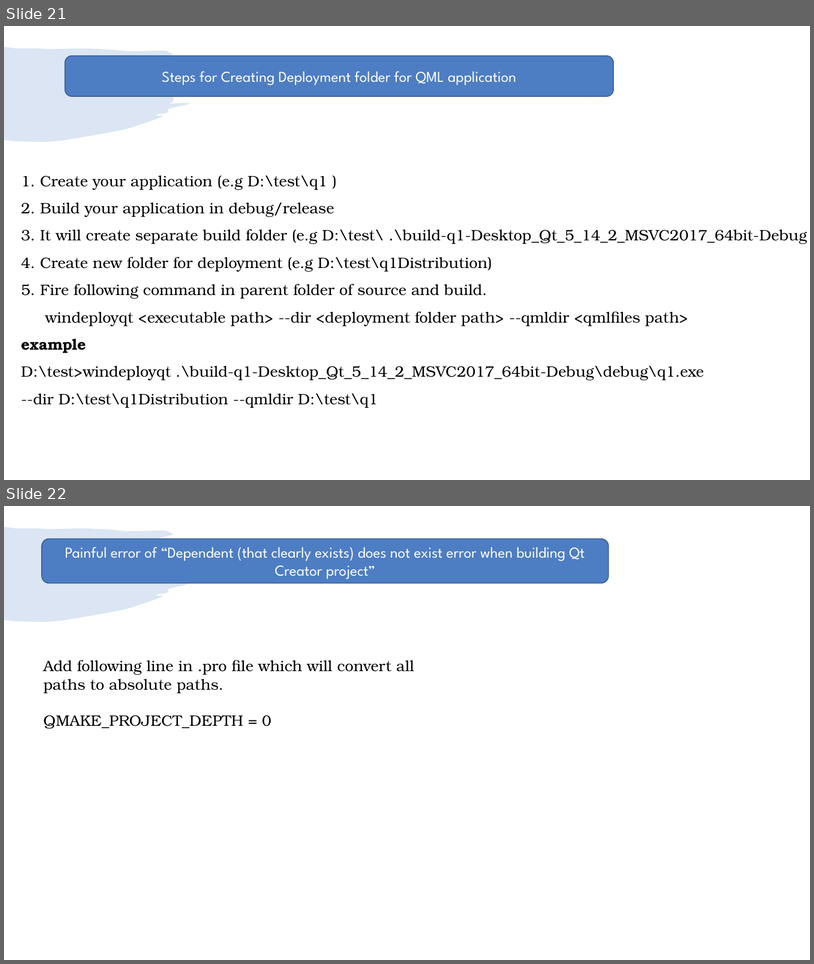
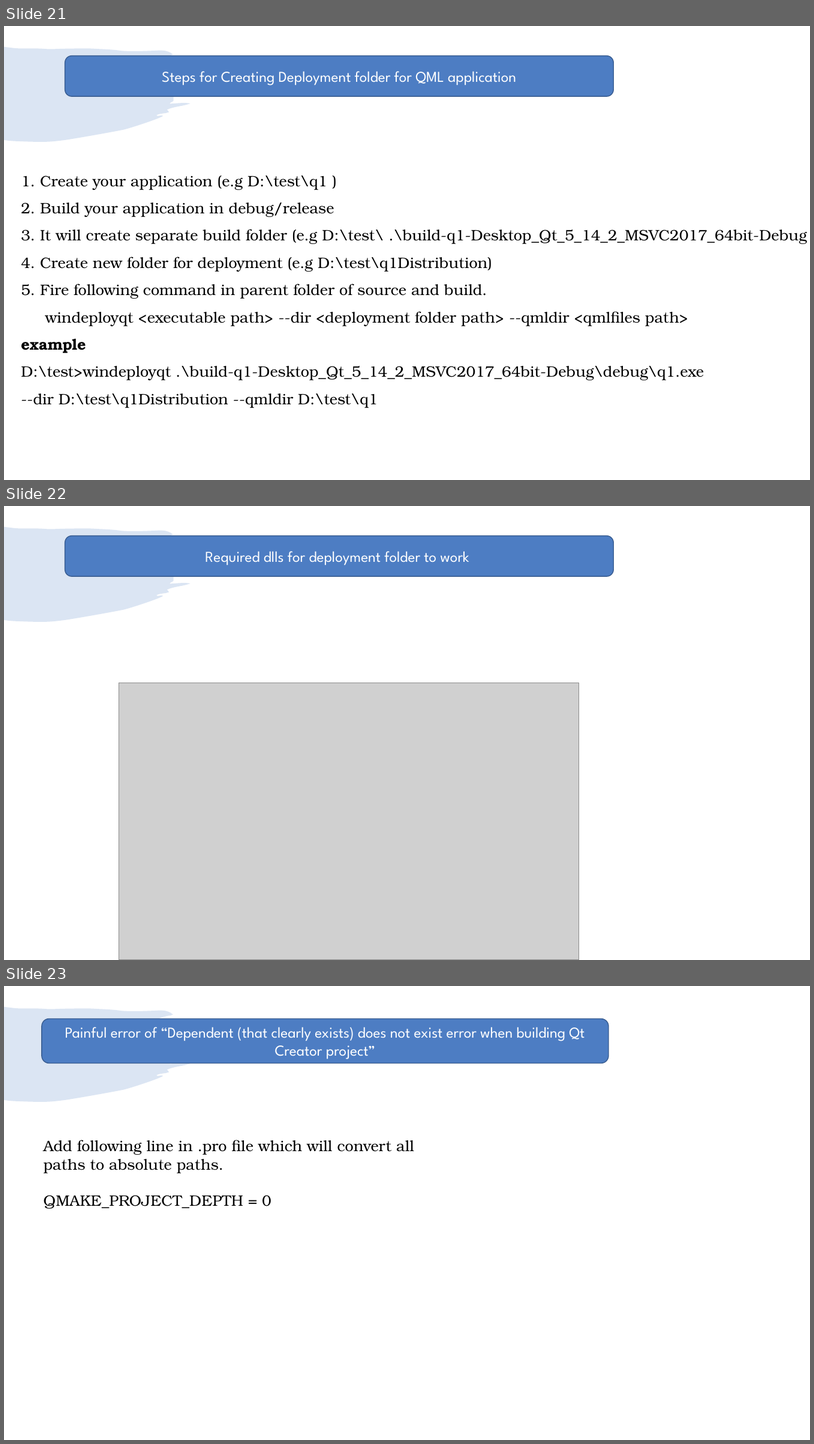
Before and after one commit to girishlande/QtProjects, a slide deck: learnings.pptx. Shown one above the other, each under a label of ours: slides 21 and 22 before the commit, slides 21, 22 and 23 after it. The pictures are 814x964 and 814x1444 pixels, drawn with LibreOffice and Linux fonts; fonts in the diff are those of the drawing; grey boxes stand for pictures. Boxes give left, top, right and bottom in pixels: in the first picture for what was removed or moved away, otherwise in the second. Text is boxed around its words. In the diff, an @@ line names an element or a change of style, - is before the commit and + after.

```diff
--- a/learnings.pptx
+++ b/learnings.pptx
@@ slide 22 added at bbox=[4, 506, 810, 960], background #FFFFFF; not listed: 1 template element that a slide beside it also shows @@
@@ rounded rectangle added at bbox=[65, 535, 614, 576], fill #4D7DC3, outline #395C90 1 pt, 18 pt, text #FFFFFF @@
+Required dlls for deployment folder to work
@@ picture added at bbox=[119, 682, 579, 960] @@
@@ what was slide 22 is now slide 23 @@
```
Also in this commit, not shown: 6 slides changed, 2 other slides added, 2 slides removed.
